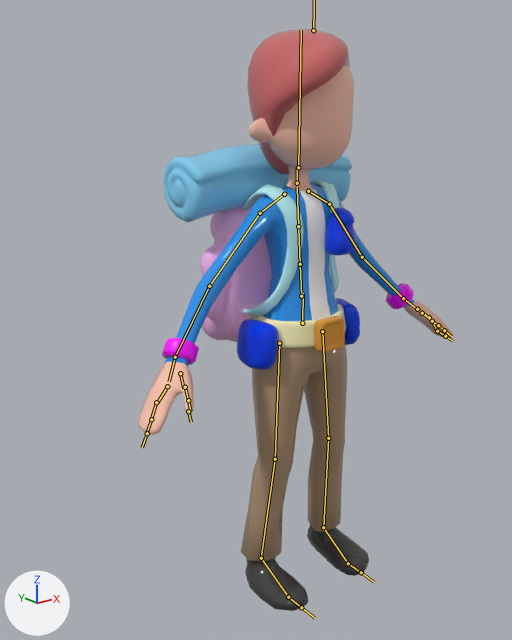
Two versions of the FBX model Assets/Resources/3DCharacters/Meshes/Character_Male_01.fbx, one commit apart.
Before and after are seen from a 50 mm lens placed at (-1.75, -1.94, 1.9), pointed at (-0.07, 0.16, 1.06). The lights are fixed; the arrows at lower left show +X, +Y and +Z. The bones that bend it are drawn over the model as lines.

The first picture shows 'Man'.
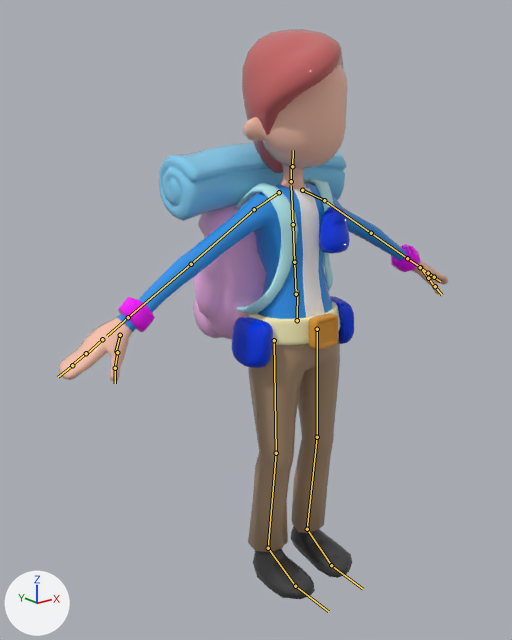
The newer file adds an action. The first version stands in its rest pose; the second is drawn at frame 1 of the action 'Take 001'.

Pixel boxes [x1, y1, x2, y2] of what changed, in the pictures (512 x 640 px):
'Man', posed (23% wider)
    before: [138, 29, 453, 611]
    after: [59, 29, 448, 599]
bone 'mixamorig:Hips', root to tip
    before: (302, 323) to (303, 293)
    after: (297, 320) to (297, 290)
bone 'mixamorig:LeftShoulder', root to tip
    before: (308, 191) to (329, 204)
    after: (302, 190) to (324, 200)
bone 'mixamorig:LeftArm', root to tip
    before: (329, 204) to (362, 257)
    after: (324, 200) to (371, 233)
bone 'mixamorig:LeftForeArm', root to tip
    before: (362, 257) to (403, 298)
    after: (371, 233) to (407, 258)
bone 'mixamorig:LeftHand', root to tip
    before: (403, 298) to (419, 311)
    after: (407, 258) to (418, 266)
bone 'mixamorig:LeftHandThumb1', root to tip
    before: (417, 309) to (429, 317)
    after: (420, 267) to (428, 277)
bone 'mixamorig:LeftHandThumb3', root to tip
    before: (438, 325) to (445, 331)
    after: (435, 286) to (442, 295)
bone 'mixamorig:LeftHandIndex1', root to tip
    before: (422, 313) to (432, 321)
    after: (420, 267) to (428, 273)
bone 'mixamorig:LeftHandIndex2', root to tip
    before: (432, 321) to (437, 330)
    after: (428, 273) to (433, 276)
bone 'mixamorig:LeftHandIndex3', root to tip
    before: (437, 331) to (445, 336)
    after: (434, 277) to (440, 281)
bone 'mixamorig:RightShoulder', root to tip
    before: (284, 194) to (260, 213)
    after: (279, 192) to (254, 209)
bone 'mixamorig:RightArm', root to tip
    before: (260, 213) to (209, 286)
    after: (254, 209) to (191, 264)
bone 'mixamorig:RightForeArm', root to tip
    before: (209, 286) to (175, 357)
    after: (191, 264) to (128, 317)
bone 'mixamorig:RightHand', root to tip
    before: (175, 357) to (169, 381)
    after: (128, 317) to (107, 336)
bone 'mixamorig:RightHandThumb1', root to tip
    before: (180, 373) to (183, 388)
    after: (120, 335) to (115, 352)
bone 'mixamorig:RightHandThumb2', root to tip
    before: (185, 387) to (188, 400)
    after: (117, 352) to (115, 368)
bone 'mixamorig:RightHandIndex1', root to tip
    before: (167, 386) to (157, 402)
    after: (102, 339) to (86, 354)
bone 'mixamorig:RightHandIndex2', root to tip
    before: (156, 402) to (151, 419)
    after: (86, 353) to (72, 365)
bone 'mixamorig:LeftUpLeg', root to tip
    before: (322, 331) to (328, 438)
    after: (317, 329) to (317, 437)
bone 'mixamorig:RightUpLeg', root to tip
    before: (279, 343) to (275, 459)
    after: (274, 340) to (276, 453)

The change in detail:
Bone 'mixamorig:Hips' (bone_mixamorig_hips) moves from (0.0, 0.0, 0.0) to (0.0, 0.2, -3.2).
Bone 'mixamorig:LeftShoulder' (bone_mixamorig_leftshoulder) turns from (0, 0, 0) to (-3, 0, 0) degrees about its own x, y and z.
Bone 'mixamorig:LeftArm' (bone_mixamorig_leftarm) turns from (0, 0, 0) to (-15, 0, 4) degrees about its own x, y and z.
Bone 'mixamorig:LeftForeArm' (bone_mixamorig_leftforearm) turns from (0, 0, 0) to (1, 0, -17) degrees about its own x, y and z.
Bone 'mixamorig:LeftHand' (bone_mixamorig_lefthand) turns from (0, 0, 0) to (5, 1, -18) degrees about its own x, y and z.
Bone 'mixamorig:LeftHandThumb1' (bone_mixamorig_lefthandthumb1) turns from (0, 0, 0) to (17, 1, 10) degrees about its own x, y and z.
Bone 'mixamorig:LeftHandThumb3' (bone_mixamorig_lefthandthumb3) turns from (0, 0, 0) to (2, -1, 24) degrees about its own x, y and z.
Bone 'mixamorig:LeftHandIndex1' (bone_mixamorig_lefthandindex1) turns from (0, 0, 0) to (2, 0, 21) degrees about its own x, y and z.
Bone 'mixamorig:LeftHandIndex2' (bone_mixamorig_lefthandindex2) turns from (0, 0, 0) to (-22, -3, -6) degrees about its own x, y and z.
Bone 'mixamorig:LeftHandIndex3' (bone_mixamorig_lefthandindex3) turns from (0, 0, 0) to (25, -3, 7) degrees about its own x, y and z.
Bone 'mixamorig:RightShoulder' (bone_mixamorig_rightshoulder) turns from (0, 0, 0) to (-3, 0, 0) degrees about its own x, y and z.
Bone 'mixamorig:RightArm' (bone_mixamorig_rightarm) turns from (0, 0, 0) to (-15, 0, -6) degrees about its own x, y and z.
Bone 'mixamorig:RightForeArm' (bone_mixamorig_rightforearm) turns from (0, 0, 0) to (1, 0, 19) degrees about its own x, y and z.
Bone 'mixamorig:RightHand' (bone_mixamorig_righthand) turns from (0, 0, 0) to (2, 0, 15) degrees about its own x, y and z.
Bone 'mixamorig:RightHandThumb1' (bone_mixamorig_righthandthumb1) turns from (0, 0, 0) to (20, -1, -5) degrees about its own x, y and z.
Bone 'mixamorig:RightHandThumb2' (bone_mixamorig_righthandthumb2) turns from (0, 0, 0) to (-5, 0, -6) degrees about its own x, y and z.
Bone 'mixamorig:RightHandIndex1' (bone_mixamorig_righthandindex1) turns from (0, 0, 0) to (12, 2, -15) degrees about its own x, y and z.
Bone 'mixamorig:RightHandIndex2' (bone_mixamorig_righthandindex2) turns from (0, 0, 0) to (-22, 2, 5) degrees about its own x, y and z.
Bone 'mixamorig:LeftUpLeg' (bone_mixamorig_leftupleg) turns from (0, 0, 0) to (0, 0, -4) degrees about its own x, y and z.
Bone 'mixamorig:RightUpLeg' (bone_mixamorig_rightupleg) turns from (0, 0, 0) to (0, 0, 4) degrees about its own x, y and z.
